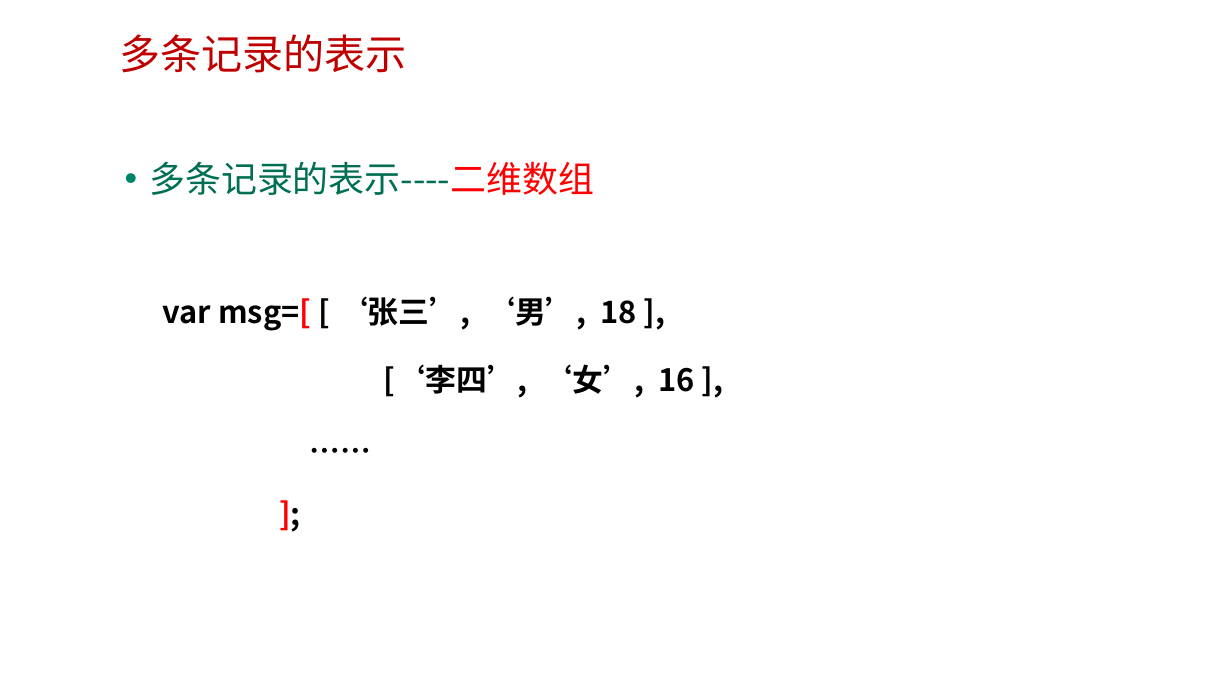
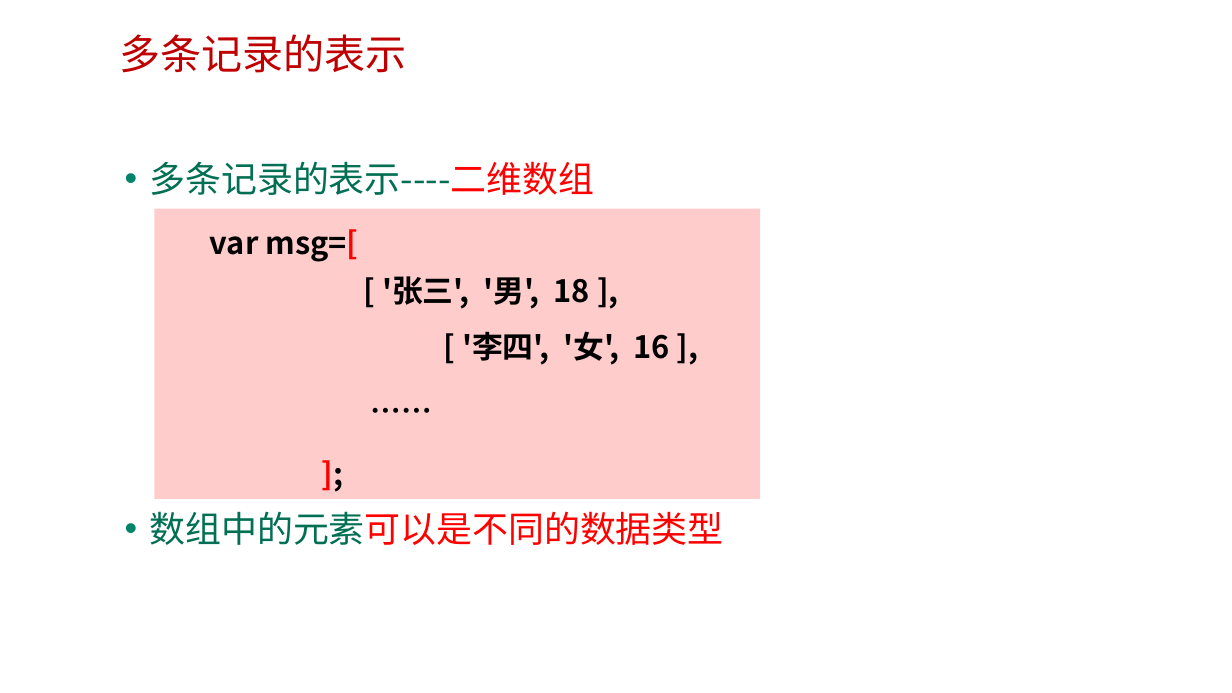
Before and after one commit to edu2act/course-web2, a slide deck: slide 16 of materials/slides/第四章 字符串和数组.pptx (slide 13 before the commit). Drawn at 1232x693 pixels with LibreOffice and Linux fonts; fonts in the diff are those of the drawing; background and template pictures are left out. Boxes give left, top, right and bottom in pixels: in the first picture for what was removed or moved away, otherwise in the second. Text is boxed around its words. In the diff, an @@ line names an element or a change of style, - is before the commit and + after.

```diff
--- a/materials/slides/第四章 字符串和数组.pptx
+++ b/materials/slides/第四章 字符串和数组.pptx
@@ rectangle added at [154,209,761,499], fill #FFCCCC, 24 pt, text #000000, bold @@
+  var msg=[
+  [ '张三', '男', 18 ],
+  [ '李四', '女', 16 ],
+  ……
+  ];
@@ text at [149,511,723,545]: text changed; size 24 to 28 pt; text colour #000000 to #FF0000; bold off @@
-  var msg=[ [ ‘张三’, ‘男’, 18 ],
-  [‘李四’, ‘女’, 16 ],
-  ……
-  ];
+• 数组中的元素可以是不同的数据类型
```
Also in this commit, not shown: 15 other slides changed, 14 slides added, 4 slides removed.
